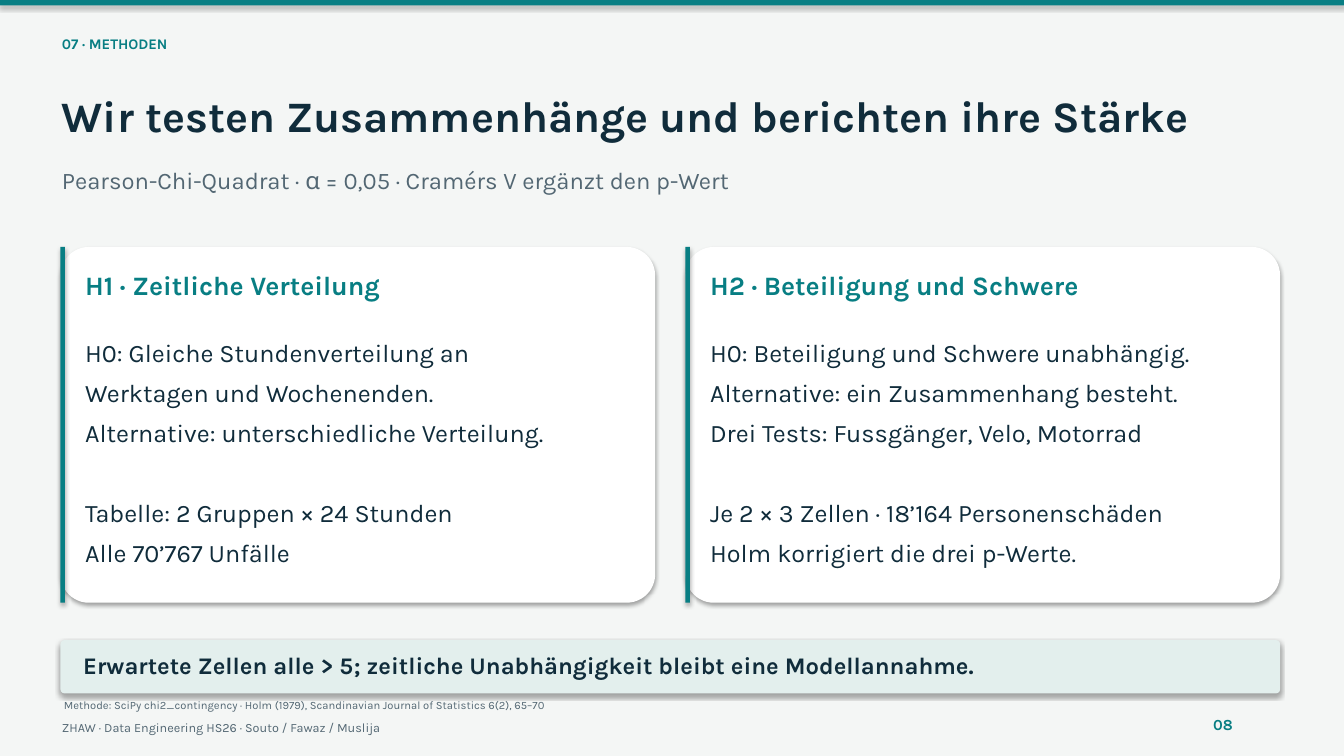
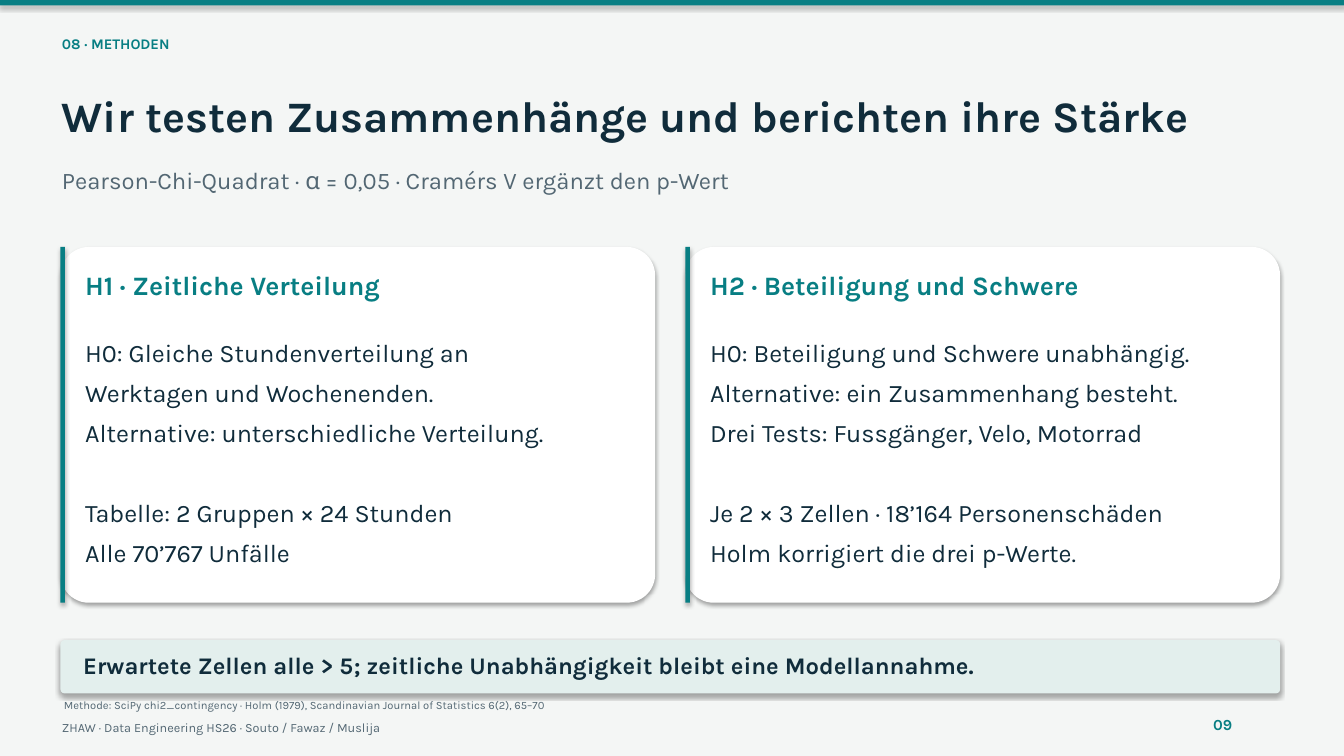
Before and after one commit to soutorub/de_projektarbeit_hs_2026_zhaw, a slide deck: slide 9 of presentations/teil1_verkehrsunfaelle_zuerich.pptx (slide 8 before the commit). Drawn at 1344x756 pixels with LibreOffice and Linux fonts; fonts in the diff are those of the drawing. Boxes give left, top, right and bottom in pixels: in the first picture for what was removed or moved away, otherwise in the second. Text is boxed around its words. In the diff, an @@ line names an element or a change of style, - is before the commit and + after.

```diff
--- a/presentations/teil1_verkehrsunfaelle_zuerich.pptx
+++ b/presentations/teil1_verkehrsunfaelle_zuerich.pptx
@@ text at (x1=62, y1=39, x2=169, y2=49): text changed @@
-07 · METHODEN
+08 · METHODEN
```
Also in this commit, not shown: 10 other slides changed, 1 slide added, 1 other file.
